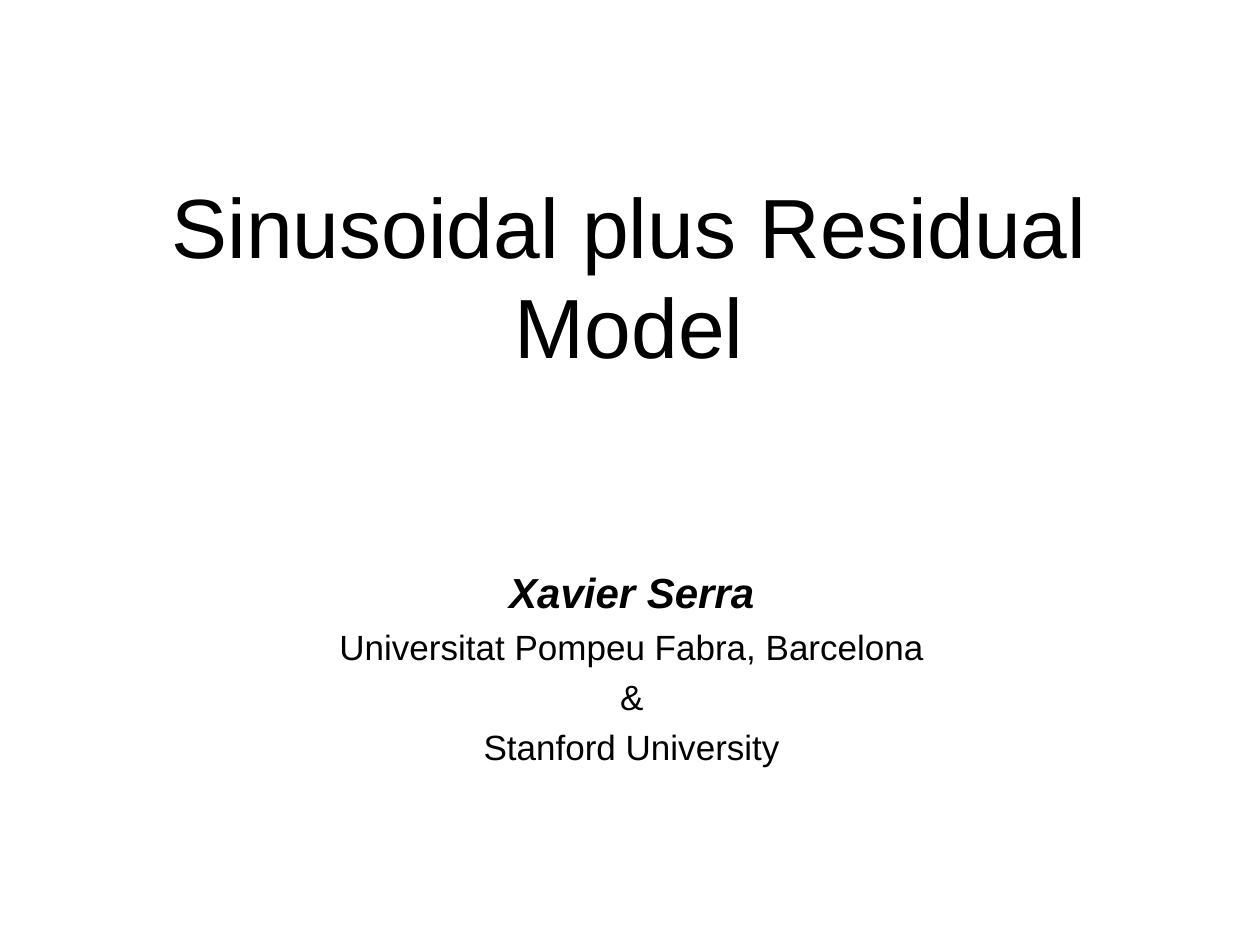
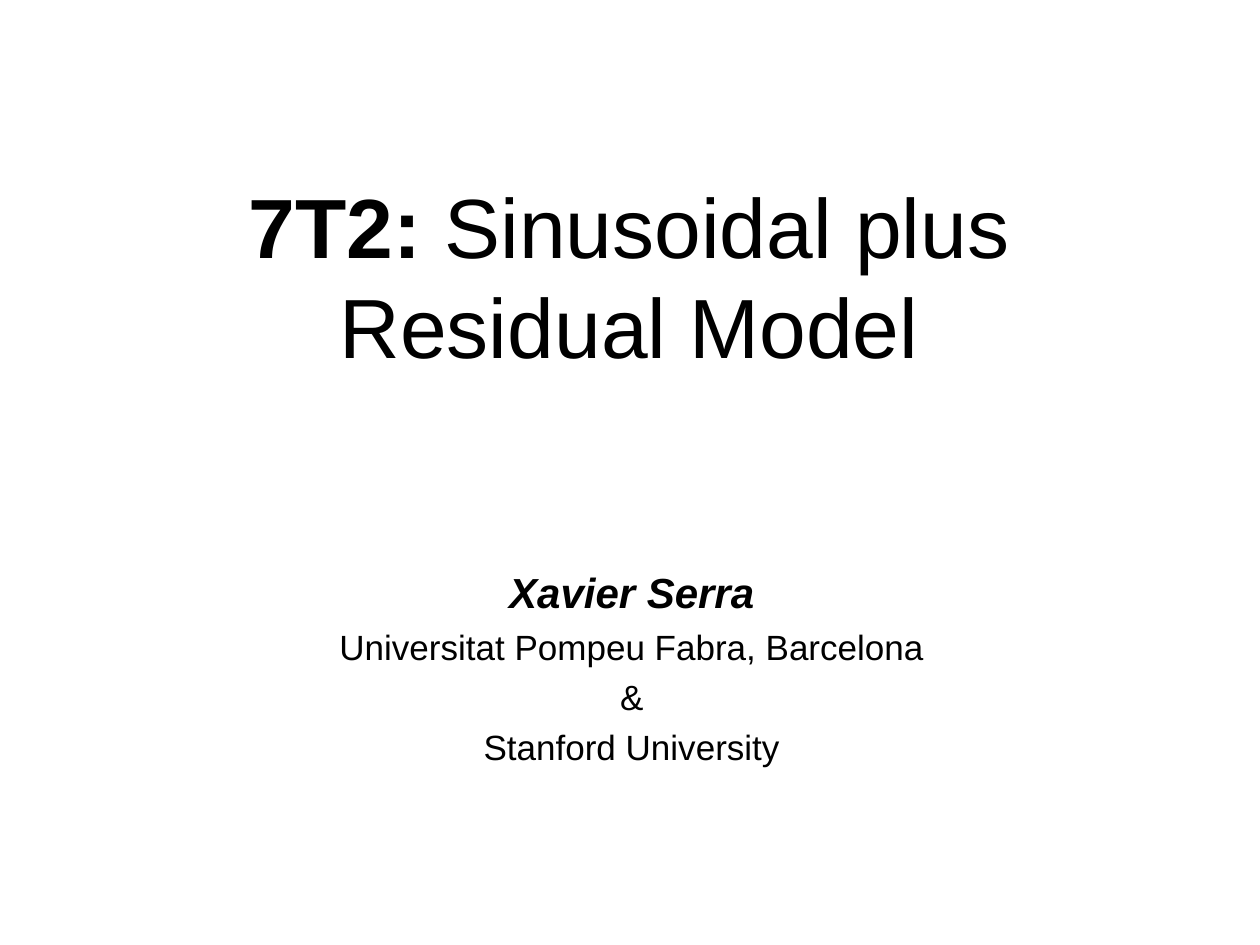
Before and after one commit to MTG/sms-tools, a slide deck: slide 14 of lectures/7-Sinusoidal-plus-residual-model/7T2-Sinusoidal-plus-residual-model.odp. Drawn at 1260x945 pixels with LibreOffice and Linux fonts; fonts in the diff are those of the drawing. Boxes give left, top, right and bottom in pixels: in the first picture for what was removed or moved away, otherwise in the second. Text is boxed around its words. In the diff, an @@ line names an element or a change of style, - is before the commit and + after.

```diff
--- a/lectures/7-Sinusoidal-plus-residual-model/7T2-Sinusoidal-plus-residual-model.odp
+++ b/lectures/7-Sinusoidal-plus-residual-model/7T2-Sinusoidal-plus-residual-model.odp
@@ title at box(249, 197, 1009, 359): text changed @@
-Sinusoidal plus Residual Model
+7T2: Sinusoidal plus Residual Model
```
Also in this commit, not shown: 1 other slide changed, 14 other files.
